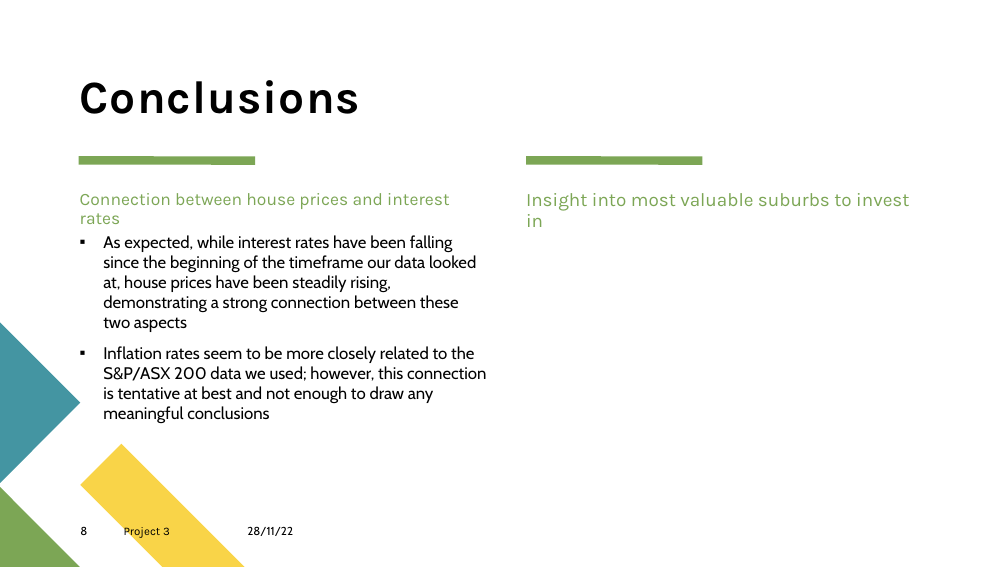
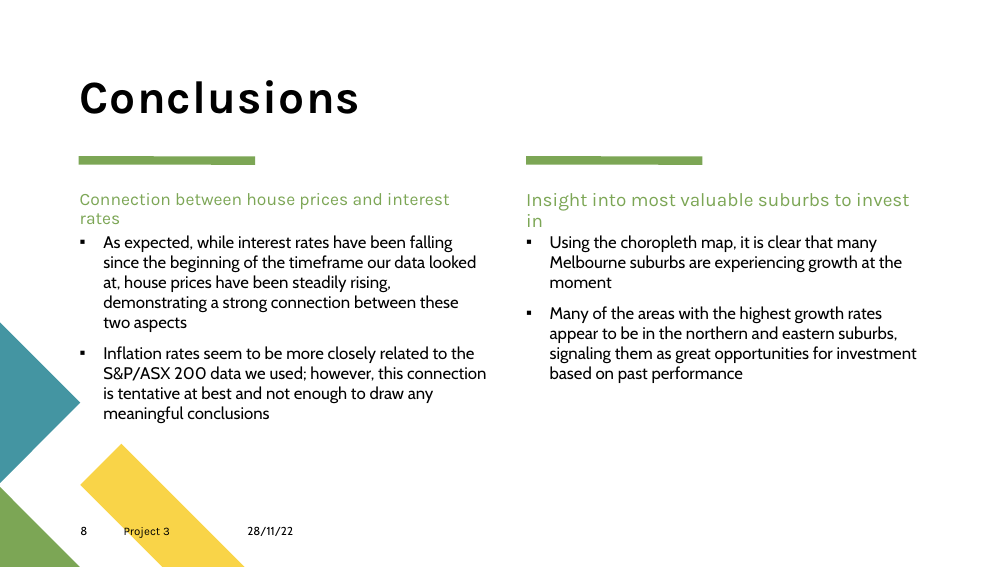
Before and after one commit to panlovelyda/Project-3-Group-8, a slide deck: slide 8 of Victoria Housing Median Price Change from 2011-2021.pptx. Drawn at 1008x567 pixels with LibreOffice and Linux fonts; fonts in the diff are those of the drawing. Boxes give left, top, right and bottom in pixels: in the first picture for what was removed or moved away, otherwise in the second. Text is boxed around its words. In the diff, an @@ line names an element or a change of style, - is before the commit and + after.

Commit message:
Added some information and reworded some parts

```diff
--- a/Victoria Housing Median Price Change from 2011-2021.pptx
+++ b/Victoria Housing Median Price Change from 2011-2021.pptx
@@ text added at (550,235,917,383), 16 pt, text #000000 @@
+▪ Using the choropleth map, it is clear that many Melbourne suburbs are experiencing growth at the moment
+▪ Many of the areas with the highest growth rates appear to be in the northern and eastern suburbs, signaling them as great opportunities for investment based on past performance
```
